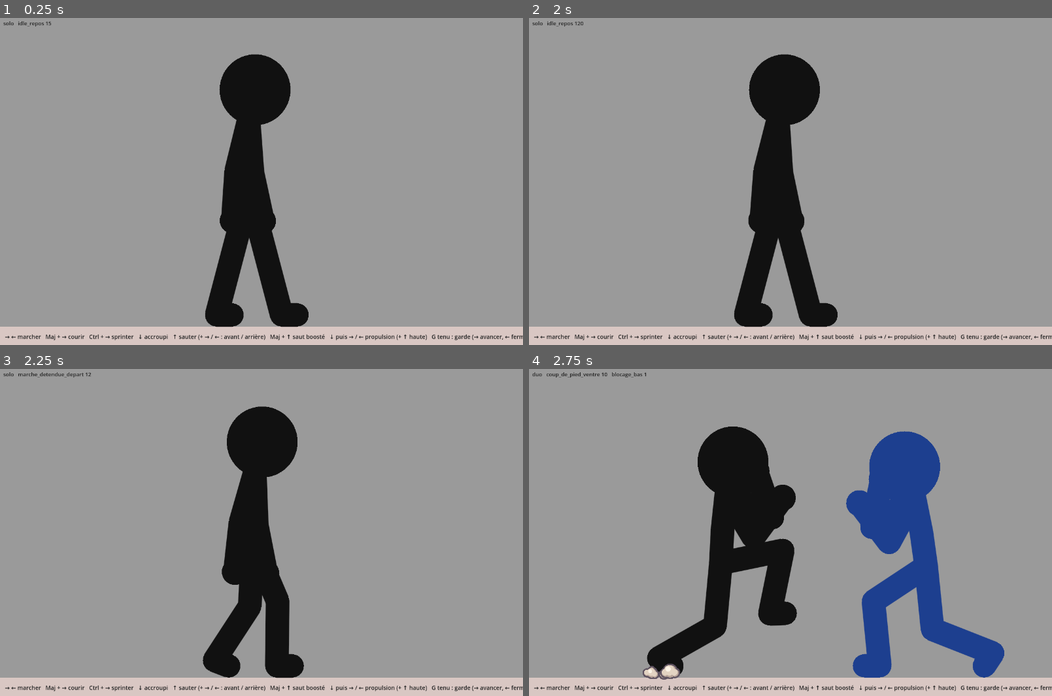
Above: before the commit, frames 1-4 (two rows, left to right).
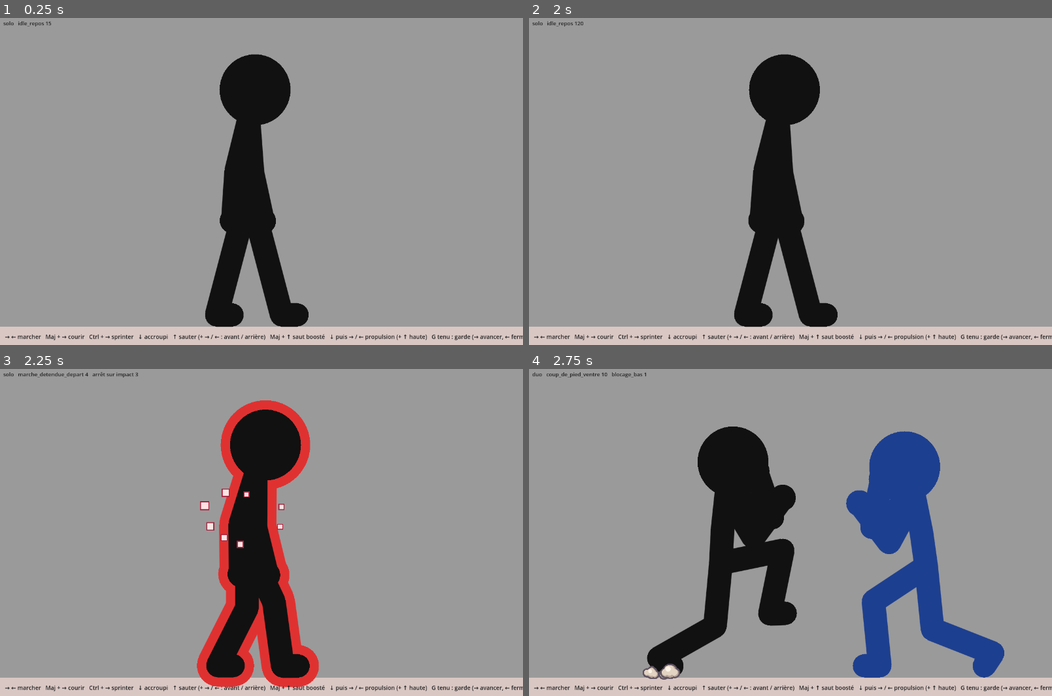
Above: after the commit, the same moments.

Repository: IzumiH2005/Testing
Game: Godot game, scene res://scenes/demo.tscn
The game is run twice, just before and just after one commit, with the same random seed, the same clock (stepped at 60 frames per second) and the same inputs. This scene is started directly instead of the project's main scene.
Inputs (mouse positions are in pixels of both pictures, inside the frame that each line leads up to):
- Up to frame 1 (0.25 s): no input
- Up to frame 2 (2 s): tap Enter at 0.5 s; drag from (790, 181) to (842, 109) at 0.52 s; drag from (685, 197) to (764, 246) at 1.27 s
- Up to frame 3 (2.25 s): move the mouse to (313, 460) at 2.02 s; hold Right from 2.03 s (still down); tap U at 2.1 s
- Up to frame 4 (2.75 s): keep holding Right; tap K at 2.3 s

Frames 1-2 are identical in both runs. In frame 3, 5.5% of the frame differs, in the area x 16-61%, y 1-98%; in frame 4, nothing differs.

Commit message:
stickfight : armure (Power Crush), encaisser sans broncher
- armure_encaisse : couche jouée par-dessus l'animation courante,
  buste tassé à l'impact, arrêt 11 i, retour en 19 i, pieds au sol fixes
- moteur : couches additives (Fighter.couche, entrée "couche" des duos),
  événement eclat (liseré coloré autour du corps), étincelle genre armure
- duo_armure : B encaisse le pied direct en marchant, A rebondit en backdash
- démo : U armure, Maj + K duo armure ; README et INVENTAIRE à jour

Co-Authored-By: Claude Opus 5.5 <noreply@anthropic.com>
Claude-Session: https://claude.ai/code/session_013wkJT9ZrGrrZzfFCfUVAVk

Diff:
--- /dev/null
+++ b/stickfight/anims/armure_encaisse.json
@@ -0,0 +1,23 @@
+{
+  "nom": "armure_encaisse",
+  "couche": true,
+  "boucle": false,
+  "base": "repos",
+  "decalage": {"neck": 2, "armN": 2, "foreN": 3, "armF": 2, "foreF": 3},
+  "cles": [
+    {"f": 0, "nom": "impact : le ventre rentre d'un rien, le bassin recule à peine", "fixe": {"x": -2.5},
+     "plus": {"y": -1.5, "root": 1, "spineLow": 4, "chest": 4, "neck": -3, "armN": 6, "foreN": 8, "armF": 5, "foreF": 6}},
+    {"f": 3, "nom": "la tête suit, le buste absorbe", "fixe": {"x": -3},
+     "plus": {"y": -2, "root": 1, "spineLow": 3, "chest": 3, "neck": 2, "armN": 3, "foreN": 4, "armF": 3, "foreF": 3}, "courbe": "dec"},
+    {"f": 8, "nom": "déjà reparti", "fixe": {"x": -1.2},
+     "plus": {"y": -0.7, "spineLow": 1, "chest": 1, "neck": 0.5}, "courbe": "acc-dec"},
+    {"f": 16, "nom": "comme si de rien n'était", "fixe": {"x": 0}}
+  ],
+  "evenements": [
+    {"f": 0, "type": "contact"},
+    {"f": 0, "type": "hitstop", "n": 11, "tremble": 1.2},
+    {"f": 0, "type": "eclat", "n": 16, "couleur": "#e03131"},
+    {"f": 0, "type": "etincelle", "articulation": "waist", "dec": [7, 2], "dir": 180, "genre": "armure", "taille": 1.35},
+    {"f": 0, "type": "secousse", "n": 8, "force": 2.5}
+  ]
+}
--- /dev/null
+++ b/stickfight/anims/duo_armure.json
@@ -0,0 +1 @@
+{"nom": "duo_armure", "longueur": 150, "acteurs": [{"x": 0, "facing": 1, "anim": "garde_idle", "t0": 0, "programme": [{"contact": 60, "anim": "coup_de_pied_ventre", "fondu": 4}, {"g": 72, "anim": "dash_arriere", "fondu": 5}]}, {"x": 190.5, "facing": -1, "couleur": "#1d3f8f", "anim": "marche_avant", "t0": 24, "programme": [{"g": 60, "couche": "armure_encaisse"}, {"g": 72, "anim": "garde_ouverte_idle", "fondu": 8}]}]}
--- a/stickfight/scripts/combat.gd
+++ b/stickfight/scripts/combat.gd
@@ -19,6 +19,8 @@
 ##   {"f": 29, "type": "onde", "articulation": "pieds", "dir": -90, "taille": 1.4}  (posée au sol sous l'articulation ;
 ##       "pieds" = milieu des deux chevilles, valable pour tous les effets)
 ##   {"f": 28, "type": "choc", "articulation": "hip", "dir": 10, "taille": 1}
+##   {"f": 0, "type": "eclat", "n": 10, "couleur": "#ff4d4d"}  (le corps entier
+##       s'entoure d'un liseré coloré qui s'amincit : armure, coup encaissé)
 ##   {"f": 8, "type": "contact"}  (repère de synchronisation, ne fait rien)
 ##   {"f": 9, "type": "fenetre", "nom": "contre", "n": 20}  (fenêtre ouverte de f
 ##       à f + n − 1 : ici, après une parade ou une esquive, la contre-attaque
@@ -46,9 +48,11 @@
 
 ## Combat décrit par un fichier « duo » :
 ## {"nom", "longueur", "acteurs": [{"x", "facing", "couleur", "anim", "t0",
-##   "programme": [{"g": 30, "anim": "...", "fondu": 4} | {"contact": 52, "anim": "..."}]}]}
+##   "programme": [{"g": 30, "anim": "...", "fondu": 4} | {"contact": 52, "anim": "..."}
+##                 | {"g": 52, "couche": "armure_encaisse"}]}]}
 ## « contact » cale l'animation pour que son événement contact tombe à
-## l'image globale donnée.
+## l'image globale donnée. « couche » superpose une réaction à l'animation
+## en cours sans l'interrompre (voir Fighter.couche).
 static func from_duo(data: Dictionary) -> Combat:
 	var c := Combat.new()
 	for i in data.acteurs.size():
@@ -58,6 +62,9 @@
 		c.add(f)
 		for e in a.get("programme", []):
 			var gg := int(e.get("g", 0))
+			if e.has("couche"):
+				c.programme.append({"g": gg, "acteur": i, "couche": str(e.couche)})
+				continue
 			if e.has("contact"):
 				var an := StickAnim.load_named(str(e.anim))
 				gg = int(e.contact) - int(StickAnim.event_frame(an, "contact"))
@@ -93,7 +100,17 @@
 func start_programmed() -> void:
 	for e in programme:
 		if e.g == g:
-			fighters[e.acteur].play(e.anim, e.fondu)
+			if e.has("couche"):
+				couche(fighters[e.acteur], e.couche)
+			else:
+				fighters[e.acteur].play(e.anim, e.fondu)
+
+
+## Superpose une couche de réaction et traite tout de suite ses événements
+## de l'image 0 (l'arrêt sur impact commence à cette image).
+func couche(f: Fighter, nom: String) -> void:
+	for ev in f.couche(nom):
+		_handle(f, ev)
 
 
 func _world_dir(f: Fighter, d: float) -> float:
@@ -106,6 +123,10 @@
 			hitstop = maxi(hitstop, int(ev.get("n", 6)))
 			f.shake_n = int(ev.get("n", 6))
 			f.shake_amp = float(ev.get("tremble", 0.0))
+		"eclat":
+			f.eclat_n = int(ev.get("n", 10))
+			f.eclat_len = f.eclat_n
+			f.eclat_color = Color(str(ev.get("couleur", "#ff4d4d")))
 		"secousse":
 			cam_n = int(ev.get("n", 6))
 			cam_len = cam_n
@@ -135,7 +156,8 @@
 	var figs := []
 	for f in fighters:
 		figs.append({"pose": f.world_pose(), "color": f.color, "smears": f.smears(),
-			"anim": f.anim_name(), "t": f.t})
+			"anim": f.anim_name(), "t": f.t,
+			"eclat": float(f.eclat_n) / float(f.eclat_len), "eclat_color": f.eclat_color})
 	return {"g": g, "cam": camera_offset(), "hitstop": hitstop, "fighters": figs, "vfx": vfx.duplicate(true)}
 
 
@@ -153,6 +175,10 @@
 	figs.sort_custom(func(a, b): return a[0] > b[0] or (a[0] == b[0] and a[1] < b[1]))
 	figs = figs.map(func(e): return e[2])
 	for fig in figs:
+		# Éclat d'armure : liseré épais, puis de plus en plus fin, puis rien.
+		var ec: float = fig.get("eclat", 0.0)
+		if ec > 0.0:
+			StickRig.draw_pose(ci, fig.pose, o, scale, fig.eclat_color, 1.0, 3.0 + 9.0 * ec)
 		for sm in fig.smears:
 			if not sm.proche:
 				_draw_smear(ci, sm, o, scale, fig.color)
--- a/stickfight/scripts/demo.gd
+++ b/stickfight/scripts/demo.gd
@@ -41,7 +41,7 @@
 ##   Espace  pause    → / ←  image suivante / précédente (en pause)
 ##   L  ralenti ×4    D  squelette
 
-const DUO := "res://anims/duo_blocage.json"
+const DUOS := ["res://anims/duo_blocage.json", "res://anims/duo_armure.json"]
 const HISTORY_MAX := 600
 ## Écart maximal, en images, entre les deux appuis sur → d'un dash.
 const DOUBLE_APPUI := 14
@@ -53,7 +53,7 @@
 ## Images minimales passées dans accroupi_repos_idle avant qu'une propulsion
 ## puisse partir (le fondu de retour de la propulsion précédente se termine).
 const PROPULSION_DELAI := 4
-const HELP := "→ ← marcher   Maj + → courir   Ctrl + → sprin …(480 unchanged characters)… / côté / saut arrière / saut balayage   K duo   R repos   ·   Espace pause   ← → image par image   L ralenti   D squelette"
+const HELP := "→ ← marcher   Maj + → courir   Ctrl + → sprin …(480 unchanged characters)… / côté / saut arrière / saut balayage   U armure (encaisse sans broncher)   K duo blocage   Maj + K duo armure   R repos   ·   Espace pause   ← → image par image   L ralenti   D squelette"
 
 ## Esquives des touches 1 à 7, dans l'ordre.
 const ESQUIVES := ["sway", "slip", "baisse", "retrait", "cote", "saut_arriere", "saut_balayage"]
@@ -63,6 +63,7 @@
 var combat: Combat
 var mode := "solo"
 var duo_len := 0
+var duo_path: String = DUOS[0]
 ## Images déjà jouées (records de Combat), pour revenir en arrière en pause.
 var history: Array = []
 ## Image affichée dans l'historique quand on recule ; -1 = image en cours.
@@ -150,10 +151,11 @@
 	cursor = -1
 
 
-func _duo() -> void:
-	var data = JSON.parse_string(FileAccess.get_file_as_string(DUO))
+func _duo(path: String = duo_path) -> void:
+	duo_path = path
+	var data = JSON.parse_string(FileAccess.get_file_as_string(path))
 	if not (data is Dictionary):
-		push_error("Duo illisible : " + DUO)
+		push_error("Duo illisible : " + path)
 		return
 	mode = "duo"
 	duo_len = int(data.get("longueur", 110))
@@ -461,7 +463,10 @@
 		KEY_B:
 			_solo("blocage_bas", 4)
 		KEY_K:
-			_duo()
+			_duo(DUOS[1] if ev.shift_pressed else DUOS[0])
+		KEY_U:
+			if mode == "solo" and not ev.echo:
+				combat.couche(combat.fighters[0], "armure_encaisse")
 		KEY_SPACE:
 			paused = not paused
 			if not paused:
--- a/stickfight/scripts/fighter.gd
+++ b/stickfight/scripts/fighter.gd
@@ -21,6 +21,14 @@
 var shake_amp := 0.0
 ## Poses locales des images précédentes (pour les traînées).
 var history: Array = []
+## Couches de réaction superposées à l'animation en cours, sans l'arrêter
+## (armure : le coup est encaissé pendant que l'attaque ou la marche
+## continue). [{anim, t, p0}] ; voir couche().
+var couches: Array = []
+## Éclat du corps (armure) : images restantes, durée, couleur.
+var eclat_n := 0
+var eclat_len := 1
+var eclat_color := Color("#ff4d4d")
 
 
 func _init(px := 0.0, pfacing := 1, pcolor := Color("#111111")) -> void:
@@ -42,7 +50,8 @@
 	blend_from = {}
 	blend_len = 0
 	if not anim.is_empty():
-		var cur := local_pose()
+		# Sans les couches : elles continuent sur la nouvelle animation.
+		var cur := local_pose(false)
 		var dx := float(cur.x)
 		x += facing * dx
 		# L'animation finissait retournée (demi-tour) : le combattant change
@@ -58,6 +67,19 @@
 	anim = StickAnim.load_named(nom)
 	t = t0
 	history.clear()
+
+
+## Superpose une animation de réaction (fichier marqué "couche": true) à
+## l'animation en cours, qui continue. La couche n'ajoute que son écart à
+## sa propre DERNIÈRE image (bassin, buste, cou, bras) : elle peut donc
+## commencer déjà déformée (l'impact est instantané, et l'arrêt sur impact
+## tient cette image) puis revenir à zéro ; les pieds posés restent
+## où ils sont et les jambes s'y replient. Renvoie les événements de
+## l'image 0 (arrêt sur impact, étincelle…), à traiter tout de suite.
+func couche(nom: String) -> Array:
+	var a := StickAnim.load_named(nom)
+	couches.append({"anim": a, "t": 0.0, "p0": StickAnim.sample(a, float(a.duree))})
+	return StickAnim.events_between(a, -1.0, 0.0)
 
 
 ## Vrai si l'image en cours est dans une fenêtre nommée de l'animation
@@ -96,6 +118,12 @@
 			blend_len = 0
 			blend_from = {}
 	var evs := StickAnim.events_between(anim, t0, t)
+	for c in couches:
+		evs.append_array(StickAnim.events_between(c.anim, c.t, c.t + 1.0))
+		c.t += 1.0
+	couches = couches.filter(func(c): return c.t < float(c.anim.duree))
+	if eclat_n > 0:
+		eclat_n -= 1
 	if not anim.boucle and t >= anim.duree:
 		var nxt: String = anim.suivante
 		if nxt != "":
@@ -106,14 +134,40 @@
 	return evs
 
 
-func local_pose() -> Dictionary:
+func local_pose(avec_couches := true) -> Dictionary:
 	var p := StickAnim.sample(anim, t)
 	if blend_len > 0 and not blend_from.is_empty():
 		var u := float(blend_t) / blend_len
 		u = u * u * (3.0 - 2.0 * u)
 		p = StickRig.lerp_pose(blend_from, p, u)
 		StickRig.ground_feet(p)
+	if avec_couches and not couches.is_empty():
+		p = _avec_couches(p)
 	return p
+
+
+const COUCHE_SANS := ["thighN", "shinN", "footN", "thighF", "shinF", "footF"]
+
+func _avec_couches(p: Dictionary) -> Dictionary:
+	var sol := StickRig.solve(p)
+	var g: float = sol.style.stroke / 2.0
+	var q := StickRig.clone_pose(p)
+	for c in couches:
+		var s := StickAnim.sample(c.anim, c.t)
+		var s0: Dictionary = c.p0
+		for k in s.angles:
+			if not k in COUCHE_SANS:
+				q.angles[k] = float(q.angles[k]) + float(s.angles[k]) - float(s0.angles[k])
+		q.x = float(q.x) + float(s.x) - float(s0.x)
+		q.y = float(q.y) + float(s.y) - float(s0.y)
+	# Pieds posés : même cheville, même angle de pied qu'avant la couche.
+	for side in ["N", "F"]:
+		var ank: Vector2 = sol.joints["ankle" + side]
+		if sol.joints["toe" + side].y < g + 1.0:
+			var phi := StickRig.foot_phi(p, side)
+			q = StickRig.reach(q, "leg" + side, ank)
+			StickRig.set_foot(q, side, phi, false)
+	return q
 
 
 func to_world(p: Dictionary) -> Dictionary:
--- a/stickfight/scripts/stick_rig.gd
+++ b/stickfight/scripts/stick_rig.gd
@@ -521,14 +521,15 @@
 
 ## Dessine une pose sur n'importe quel CanvasItem (à appeler depuis _draw).
 ## Traits à bouts et jointures ronds : segments + disques aux articulations.
-static func draw_pose(ci: CanvasItem, p: Dictionary, origin: Vector2, scale: float, color := Color("#111111"), far_shade := 1.0) -> void:
+## grow : élargit tous les traits (liseré dessiné sous la silhouette).
+static func draw_pose(ci: CanvasItem, p: Dictionary, origin: Vector2, scale: float, color := Color("#111111"), far_shade := 1.0, grow := 0.0) -> void:
 	var dz := depth(p)
 	var k: float = dz.k
 	var o: Vector2 = origin + to_screen(dz.pivot, Vector2.ZERO, scale) * (1.0 - k) + Vector2(0.0, -dz.lift * scale)
 	scale *= k
 	for pr in primitives(p, color, far_shade):
 		if pr.type == "path":
-			var w: float = pr.width * scale
+			var w: float = (pr.width + grow) * scale
 			var pts := PackedVector2Array()
 			for v in pr.points:
 				pts.append(to_screen(v, o, scale))
@@ -537,7 +538,7 @@
 			for v in pts:
 				ci.draw_circle(v, w / 2.0, pr.color)
 		else:
-			ci.draw_circle(to_screen(pr.c, o, scale), pr.r * scale, pr.color)
+			ci.draw_circle(to_screen(pr.c, o, scale), (pr.r + grow / 2.0) * scale, pr.color)
 
 
 # ---------- Fichiers ----------
--- a/stickfight/scripts/vfx.gd
+++ b/stickfight/scripts/vfx.gd
@@ -12,9 +12,10 @@
 ## - tout dépend seulement de l'âge : même âge, même dessin.
 ##
 ## Un effet : {type, pos: Vector2 (monde), age: int, dir: degrés (monde),
-##             genre: "garde" | "coup" | "parade", taille: facteur}
-## Les trois genres de l'étincelle : coup bloqué (bleu), coup qui touche
-## (orange), coup dévié par une parade (vert d'eau).
+##             genre: "garde" | "coup" | "parade" | "armure", taille: facteur}
+## Les quatre genres de l'étincelle : coup bloqué (bleu), coup qui touche
+## (orange), coup dévié par une parade (vert d'eau), coup encaissé par
+## l'armure (rouge).
 ##
 ## etincelle  éclair de contact : flash blanc (0-1), étoile allongée dans la
 ##            direction du coup (2-3), anneau qui s'ouvre et traits (4-7),
@@ -42,6 +43,7 @@
 	"garde": [Color("#ffffff"), Color("#d0ebff"), Color("#74c0fc"), Color("#1864ab")],
 	"coup": [Color("#ffffff"), Color("#fff3bf"), Color("#ffa94d"), Color("#c2410c")],
 	"parade": [Color("#ffffff"), Color("#d3f9d8"), Color("#63e6be"), Color("#087f5b")],
+	"armure": [Color("#ffffff"), Color("#ffe3e3"), Color("#ff6b6b"), Color("#a61e3a")],
 }
 const LIFE := {"etincelle": 14, "poussiere": 32, "vitesse": 10, "onde": 30, "choc": 22}
 ## Début de chaque dessin (âge en images) : tenues de plus en plus longues.
Not shown, changed: stickfight/INVENTAIRE.md
